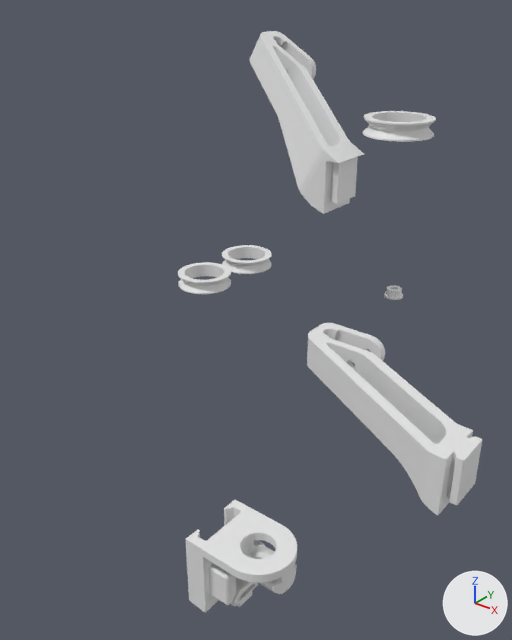
What one commit did to the Blender file projects/Ender3v2 Filament loading guide/upper guide/upper guide.blend.
The view is the same before and after, from a camera (50 mm lens) standing at (236.0, -173.0, 155.0) and looking at (83.0, 19.0, 36.0). Lighting does not change. The marker at lower right points along +X, +Y and +Z.

In view in the first picture: '22Mm Bearing Outer Race', '22Point2Mm Bearing Outer Race', '22Point4Mm Bearing Outer Race', '4mm ID bearing inner race', 'Top filament guide -angled V2', 'Top filament guide -flat-', 'Top filament guide dovetail - attaach to ender 3'.
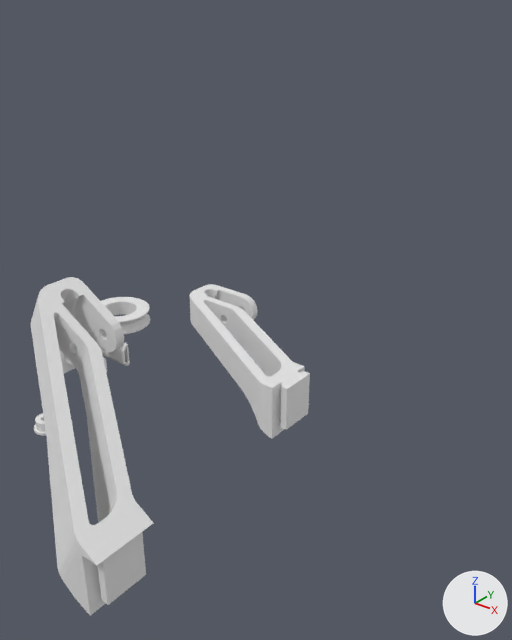
Commit message: modified upper guide for 608zz bearings

What the commit changed:
me_top_filament_guide_dovetail___attaach_to_ender_3 has 456 vertices, 920 faces and spans x 133.5..159.8, y -73.9..-53.9, z 0.0..22.5.
me_top_filament_guide_dovetail___attaach_to_ender_3 is used by ob_top_filament_guide_dovetail___attaach_to_ender_3; location (0.0, 0.0, 0.0).
me_top_filament_guide_dovetail___attaach_to_ender_3 part 1: all 24 vertices in x 145.5..146.0, y -59.8..-55.8, z 4.9..15.1 are moved by (17.0, 0.0, 0.0).
me_top_filament_guide_dovetail___attaach_to_ender_3 part 2: all 18 vertices in x 145.5..146.0, y -71.9..-68.0, z 4.9..15.1 are moved by (16.9, 0.0, 0.0).
Mesh me_22mm_bearing_outer_race_1 is new.
It has 624 vertices, 1248 faces and spans x -29.1..0.3, y 116.9..146.3, z 0.0..7.0.
Object '4mm ID bearing inner race' (ob_4mm_id_bearing_inner_race) moves from (0.0, 0.0, 0.0) to (-42.2, -192.0, 0.0).
Object '22Mm Bearing Outer Race' (ob_22mm_bearing_outer_race) is deleted.
Object '22Point2Mm Bearing Outer Race' (ob_22point2mm_bearing_outer_race) is deleted.
Object '22Point4Mm Bearing Outer Race' (ob_22point4mm_bearing_outer_race) is deleted.
Object 'Top filament guide -angled V2' (ob_top_filament_guide__angled_v2) moves from (0.0, 0.0, 0.0) to (32.6, -157.5, -68.7).
Object 'Top filament guide -flat-' (ob_top_filament_guide__flat) moves from (0.0, 0.0, 0.0) to (-66.3, 0.0, 0.0).
Object 'Top filament guide dovetail - attaach to ender 3' (ob_top_filament_guide_dovetail___attaach_to_ender_3) moves from (0.0, 0.0, 0.0) to (-134.1, 56.3, 0.0).
Object '606zz  pulley' (ob_606zz__pulley) is new; it shows me_22mm_bearing_outer_race_1.
Its location is (0.0, -98.9, 0.0).

Where the change shows, as pixel boxes (x1, y1, x2, y2) in the pictures (512 x 640 px; the box of a moved part takes in the faces that stretch with it):
'Top filament guide -angled V2', moved: before (250, 31, 364, 214); after (31, 277, 153, 616)
'Top filament guide -flat-', moved: before (307, 323, 482, 515); after (189, 284, 310, 439)
'Top filament guide dovetail - attaach to ender 3', reshaped, moved: before (186, 500, 297, 613); after (59, 343, 130, 373)
'22Point4Mm Bearing Outer Race', deleted: before (363, 111, 436, 142)
'22Point2Mm Bearing Outer Race', deleted: before (178, 262, 231, 294)
'606zz  pulley', added: after (101, 297, 150, 334)
'22Mm Bearing Outer Race', deleted: before (222, 245, 272, 274)
'4mm ID bearing inner race', moved: before (384, 285, 403, 300); after (34, 413, 46, 436)
part 1 of me_top_filament_guide_dovetail___attaach_to_ender_3, moved or reshaped: before (255, 540, 265, 546); after (102, 343, 130, 366)
part 2 of me_top_filament_guide_dovetail___attaach_to_ender_3, moved or reshaped: before (209, 564, 236, 605); after (64, 355, 107, 373)
